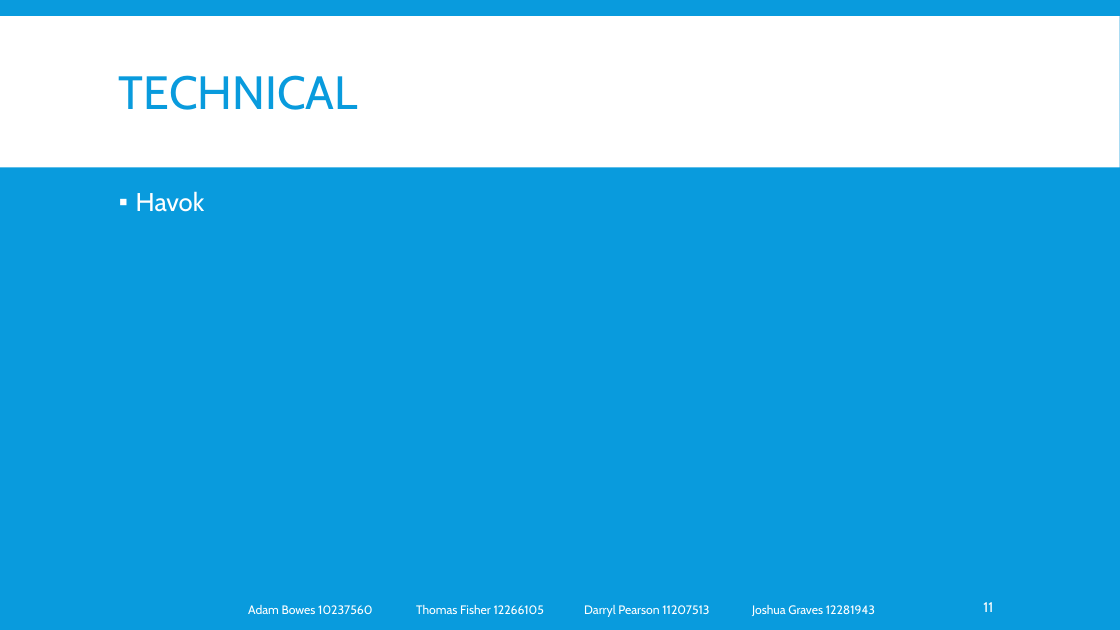
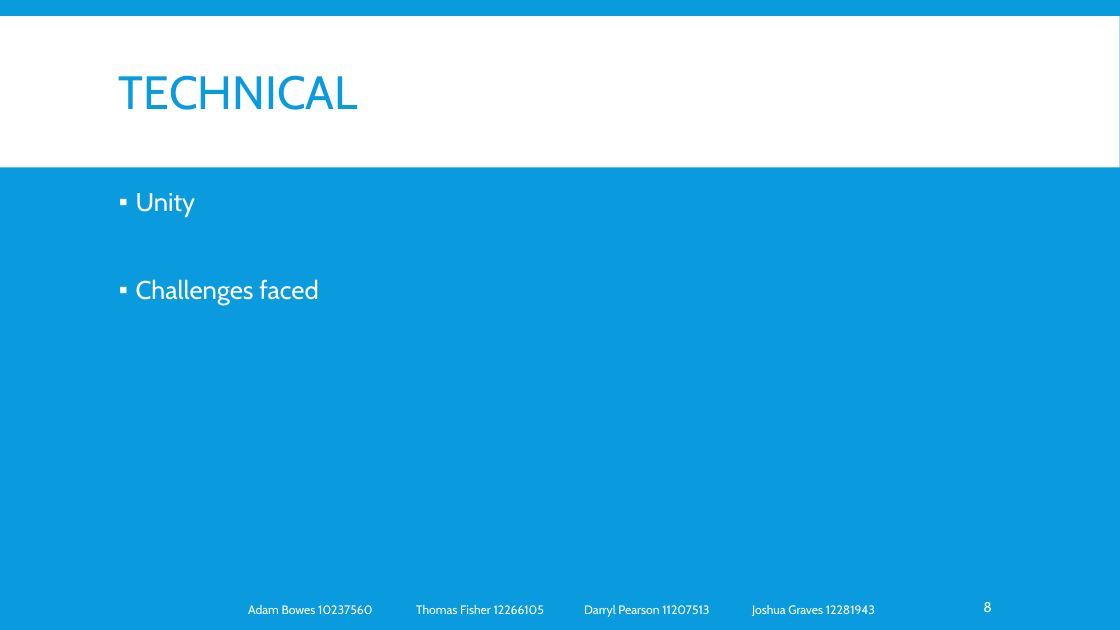
Before and after one commit to lazerduck/GroupProject_Lincoln_2014, a slide deck: slide 8 of Document/Presentation.pptx (slide 11 before the commit). Drawn at 1120x630 pixels with LibreOffice and Linux fonts; fonts in the diff are those of the drawing. Boxes give left, top, right and bottom in pixels: in the first picture for what was removed or moved away, otherwise in the second. Text is boxed around its words. In the diff, an @@ line names an element or a change of style, - is before the commit and + after.

```diff
--- a/Document/Presentation.pptx
+++ b/Document/Presentation.pptx
@@ text at <box>136,193,318,304</box>: text changed @@
-▪ Havok
+▪ Unity
+▪ Challenges faced
@@ page number at <box>983,602,992,612</box>: text changed @@
-11
+8
```
Also in this commit, not shown: 10 other slides changed, 1 slide added.
